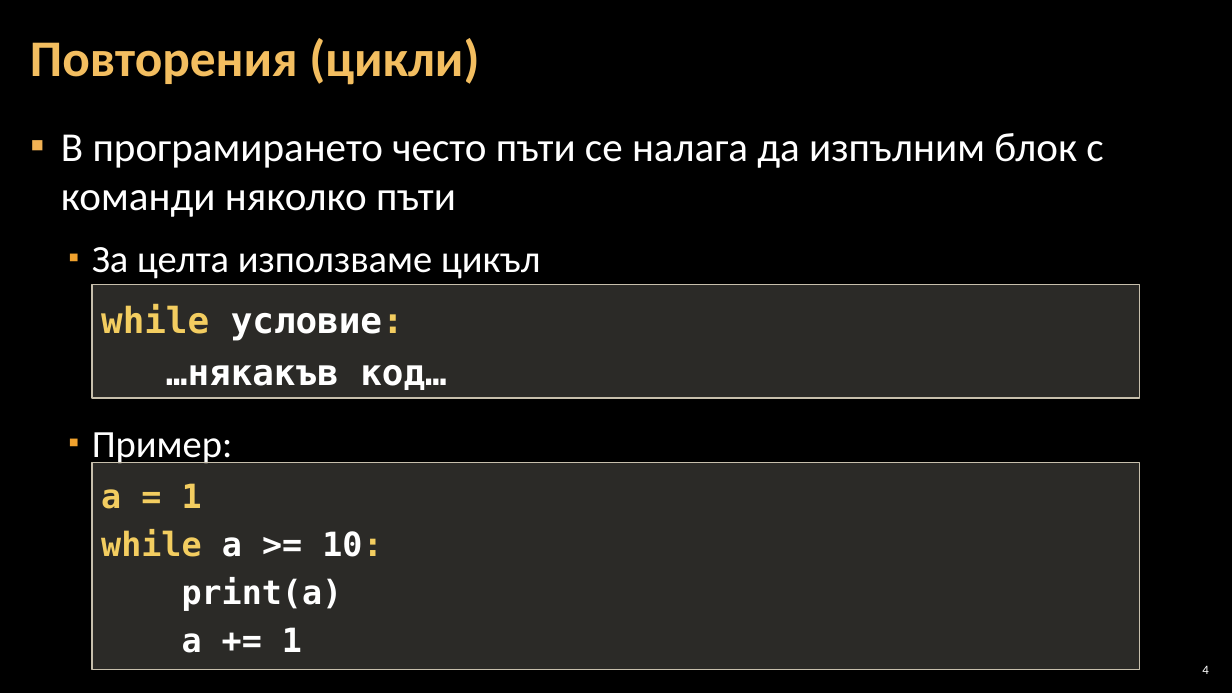
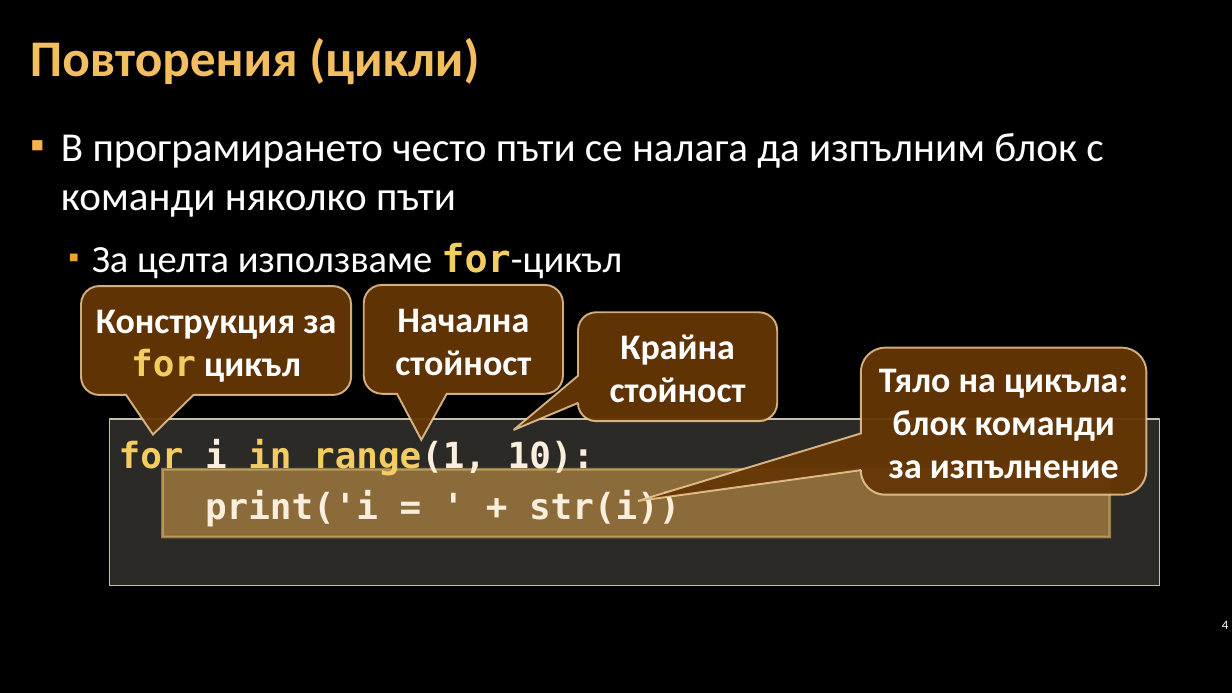
Before and after one commit to Software-University/Python-Basics, a slide deck: slide 4 of 5. Loops/5. Loops.pptx. Drawn at 1232x693 pixels with LibreOffice and Linux fonts; fonts in the diff are those of the drawing; background and template pictures are left out. Boxes give left, top, right and bottom in pixels: in the first picture for what was removed or moved away, otherwise in the second. Text is boxed around its words. In the diff, an @@ line names an element or a change of style, - is before the commit and + after.

```diff
--- a/5. Loops/5. Loops.pptx
+++ b/5. Loops/5. Loops.pptx
@@ text at (x1=92, y1=242, x2=622, y2=279): text changed @@
-  ▪ За целта използваме цикъл
-  ▪ Пример:
+  ▪ За целта използваме for-цикъл
@@ rounded speech box added at (x1=81, y1=287, x2=351, y2=396), fill #663606 at 95% opacity, outline #F8D49E 1.5 pt, 28 pt, text #FFFFFF, bold @@
+Конструкция за for цикъл
@@ rectangle removed at (x1=92, y1=285, x2=1140, y2=398) @@
-while условие:
-…някакъв код…
@@ rounded speech box added at (x1=364, y1=285, x2=564, y2=394), fill #663606 at 95% opacity, outline #F8D49E 1.5 pt, 28 pt, text #FFFFFF, bold @@
+Начална стойност
@@ rounded speech box added at (x1=578, y1=312, x2=777, y2=421), fill #663606 at 95% opacity, outline #F8D49E 1.5 pt, 28 pt, text #FFFFFF, bold @@
+Крайна стойност
@@ rounded speech box added at (x1=860, y1=348, x2=1146, y2=494), fill #663606 at 95% opacity, outline #F8D49E 1.5 pt, 28 pt, text #FFFFFF, bold @@
+Тяло на цикъла: блок команди за изпълнение
@@ rectangle added at (x1=110, y1=420, x2=1160, y2=586), fill #D9D5C7 at 20% opacity, outline #C7BFAC 1 pt, 28 pt, text #FBEEDC, bold @@
+for i in range(1, 10):
+print('i = ' + str(i))
@@ rectangle removed at (x1=92, y1=462, x2=1140, y2=669) @@
-a = 1
-while a >= 10:
-print(a)
-a += 1
@@ rectangle added at (x1=163, y1=470, x2=1110, y2=537), fill #F0A22E at 50% opacity, outline #F3CD60 2.25 pt @@
@@ page number moved from (x1=1202, y1=665, x2=1208, y2=674) to (x1=1222, y1=620, x2=1228, y2=629) @@
```
Also in this commit, not shown: 13 other slides changed, 1 slide added, 13 other files.
